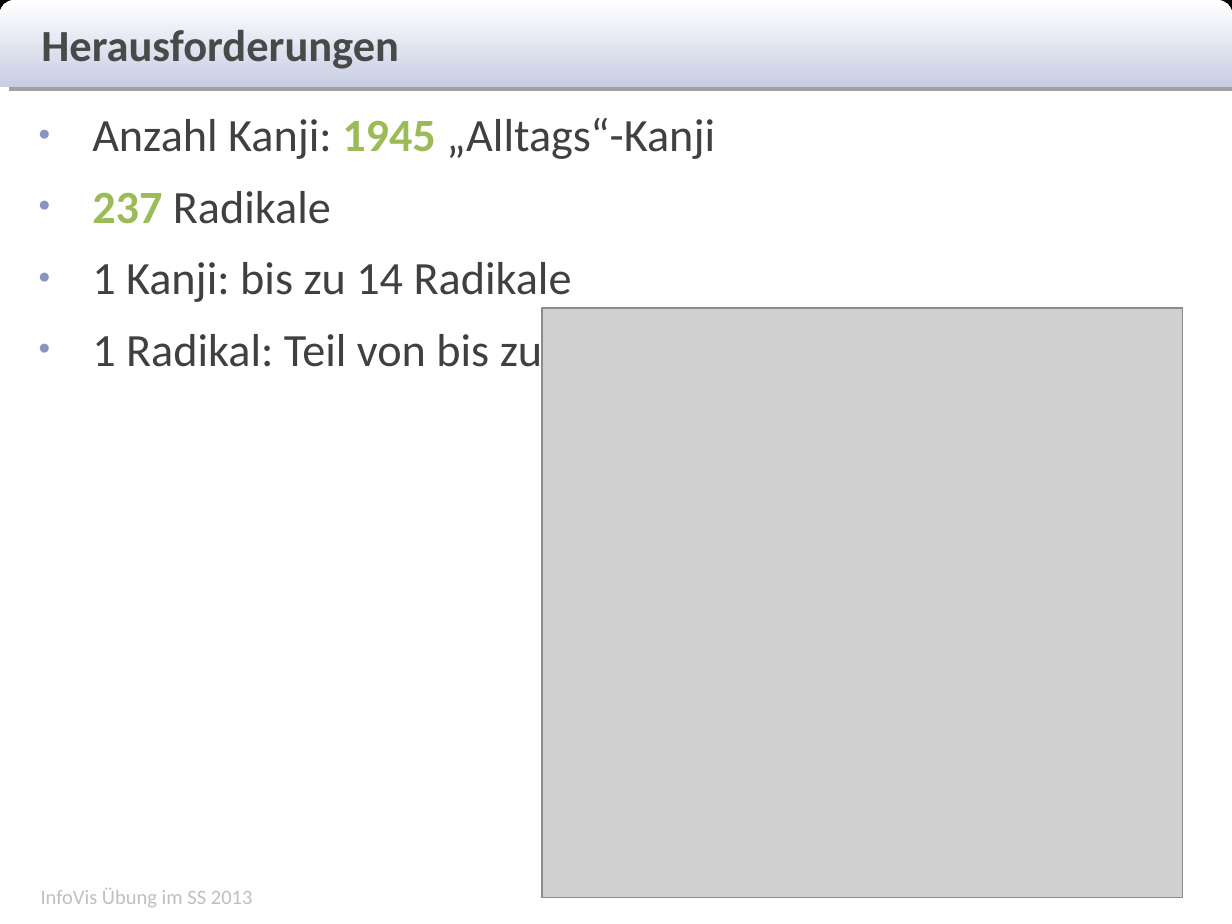
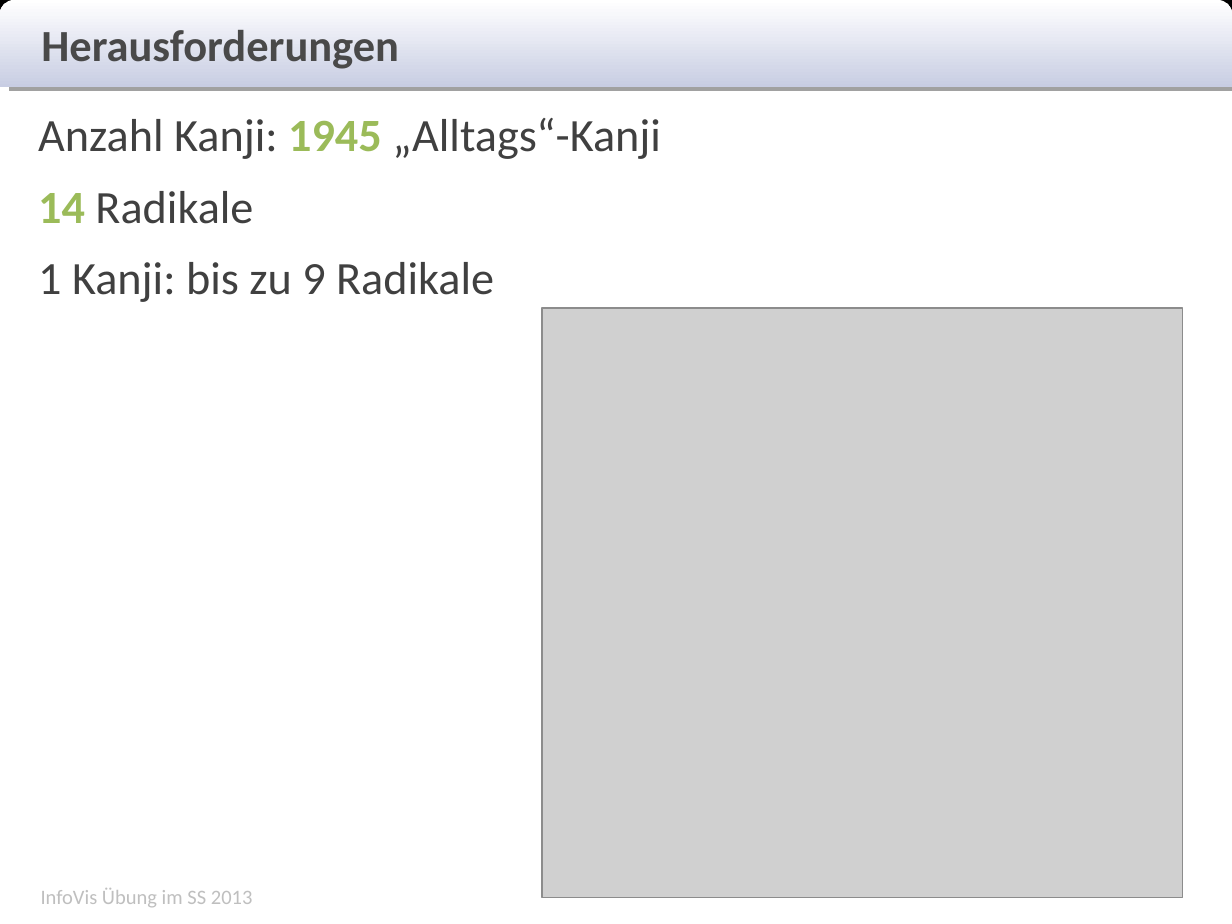
Before and after one commit to Rajikarubijua/bushumappu, a slide deck: slide 13 of presentation/zwischenpräsentation.odp (slide 14 before the commit). Drawn at 1232x924 pixels with LibreOffice and Linux fonts; fonts in the diff are those of the drawing; grey boxes stand for pictures. Boxes give left, top, right and bottom in pixels: in the first picture for what was removed or moved away, otherwise in the second. Text is boxed around its words. In the diff, an @@ line names an element or a change of style, - is before the commit and + after.

```diff
--- a/presentation/zwischenpräsentation.odp
+++ b/presentation/zwischenpräsentation.odp
@@ text at <box>38,118,661,159</box>: bullet ● to none @@
@@ text at <box>38,191,494,302</box>: text changed @@
-● 237 Radikale
-● 1 Kanji: bis zu 14 Radikale
-● 1 Radikal: Teil von bis zu 345 Kanji
+14 Radikale
+1 Kanji: bis zu 9 Radikale
```
Also in this commit, not shown: 2 other slides changed, 1 slide added, 2 slides removed.
